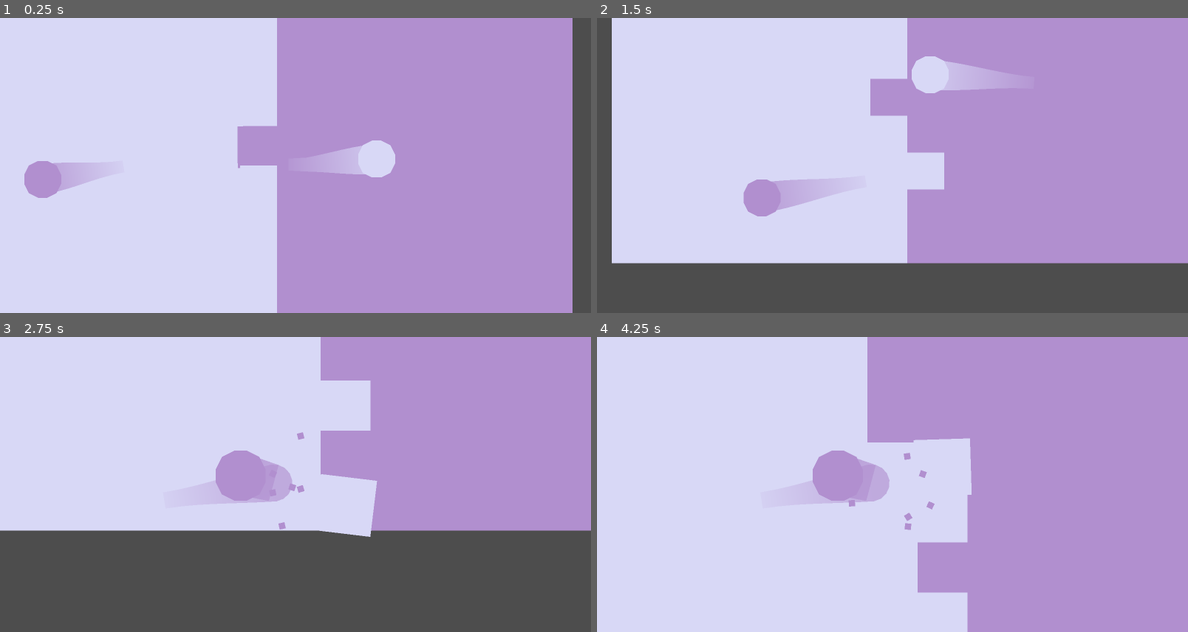
Above: before the commit, frames 1-4 (two rows, left to right).
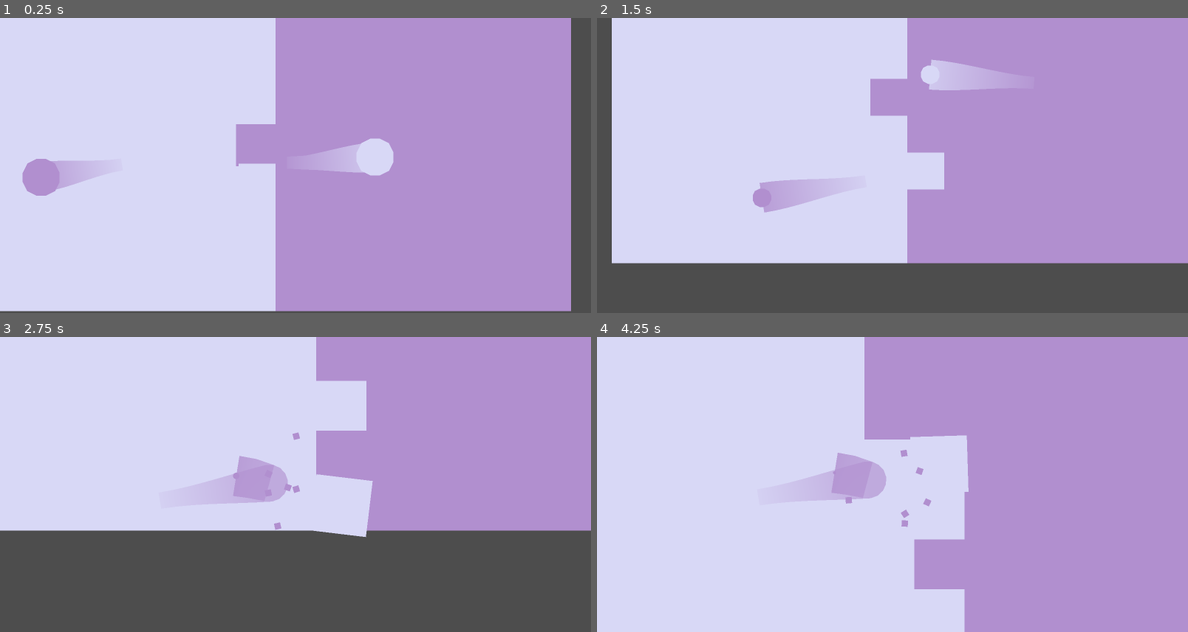
Above: after the commit, the same moments.

Repository: Nrojt/HHS-Game-Dev-Minor
Game: Godot game, scene res://game/game.tscn
Two runs of this game, one before a commit and one after it. Both use one fixed random seed, a clock stepped at 60 frames per second and the inputs below.
Inputs:
- Up to frame 1 (0.25 s): no input
- Up to frame 2 (1.5 s): no input
- Up to frame 3 (2.75 s): no input
- Up to frame 4 (4.25 s): no input

The runs differ from the first frame. In frame 1, 1.7% of the frame differs, in the area x 0-97%, y 0-100%; in frame 2, 0.6%; in frame 3, 1.4%; in frame 4, 1.9%, in the area x 35-64%, y 0-100%.

Commit message:
shake effect higher

Diff:
--- a/e&s-gold-2-bouncy/ball/ball.gd
+++ b/e&s-gold-2-bouncy/ball/ball.gd
@@ -23,7 +23,7 @@
 @export_group("camera")
 @export var effect_camera: EffectCamera
 
-@export_range(0.1, 1.0) var tile_collision_trauma: float = 0.2
+@export_range(0.1, 1.0) var tile_collision_trauma: float = 0.5
 @export_range(0.1, 1.0) var tile_collision_zoom: float = 0.12
 
 var _last_trail_pos: Vector2
@@ -75,9 +75,12 @@
 		# If the collision is with a tile, toggle it
 		if collision.get_collider() is Tile:
 			if effect_camera:
+				effect_camera.trigger_zoom.emit(tile_collision_zoom, self)
 				effect_camera.add_trauma(tile_collision_trauma)
-				effect_camera.trigger_zoom.emit(tile_collision_zoom, self)
 			collision.get_collider().toggle(self)
+		else:
+			if effect_camera:
+				polygon_2d.scale /= 2
 
 
 func _move_trail() -> void:
--- a/e&s-gold-2-bouncy/ball/ball.tscn
+++ b/e&s-gold-2-bouncy/ball/ball.tscn
@@ -22,9 +22,8 @@
 antialiased = true
 
 [node name="Polygon2D" type="Polygon2D" parent="."]
-position = Vector2(-4, -4)
 color = Color(1, 1, 0, 1)
-polygon = PackedVector2Array(1, 1, 3, 0, 5, 0, 7, 1, 8, 3, 8, 4, 8, 5, 7, 7, 5, 8, 4, 8, 3, 8, 1, 7, 0, 5, 0, 4, 0, 3)
+polygon = PackedVector2Array(-3, -3, -1, -4, 1, -4, 3, -3, 4, -1, 4, 0, 4, 1, 3, 3, 1, 4, 0, 4, -1, 4, -3, 3, -4, 1, -4, 0, -4, -1, -4, -1)
 
 [node name="CollisionShape2D" type="CollisionShape2D" parent="."]
 shape = SubResource("CircleShape2D_rw2ro")
